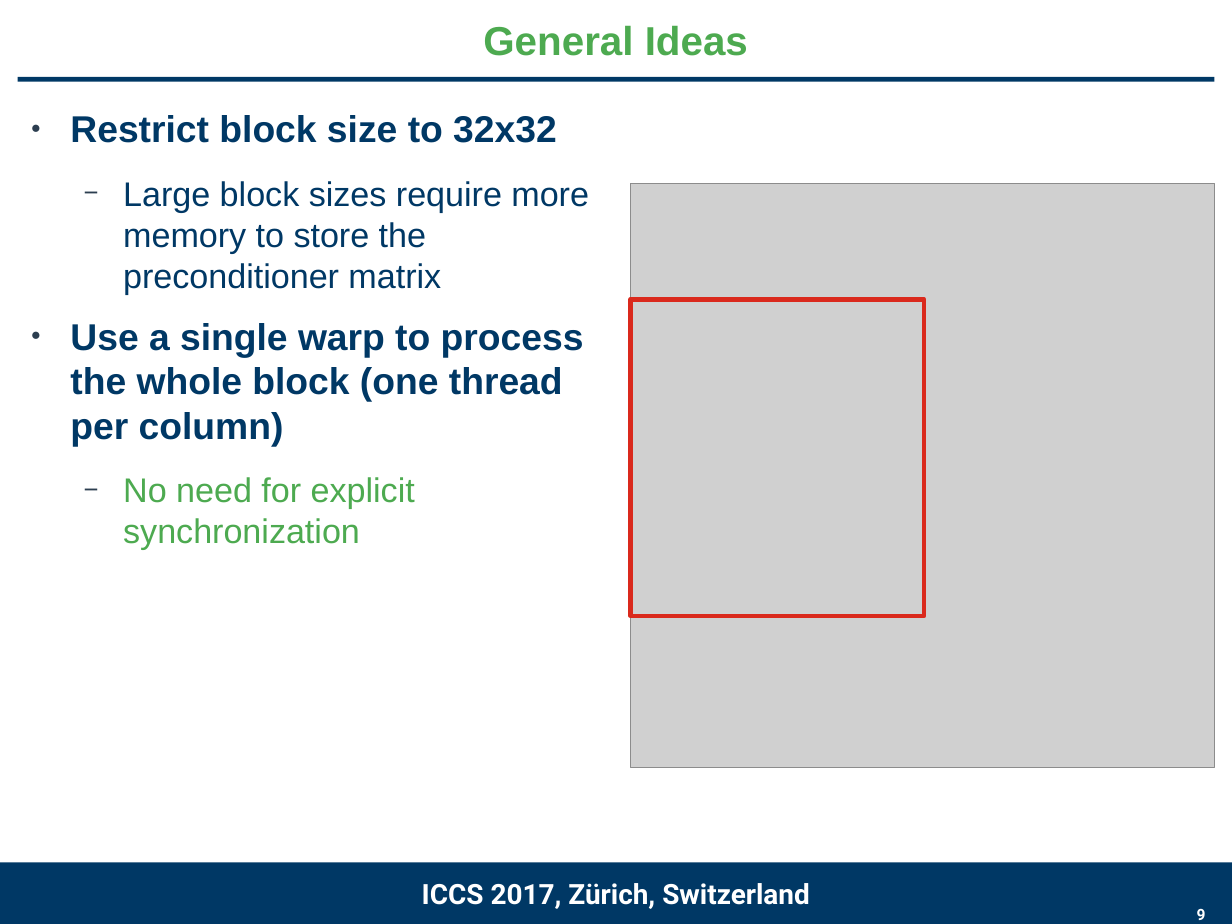
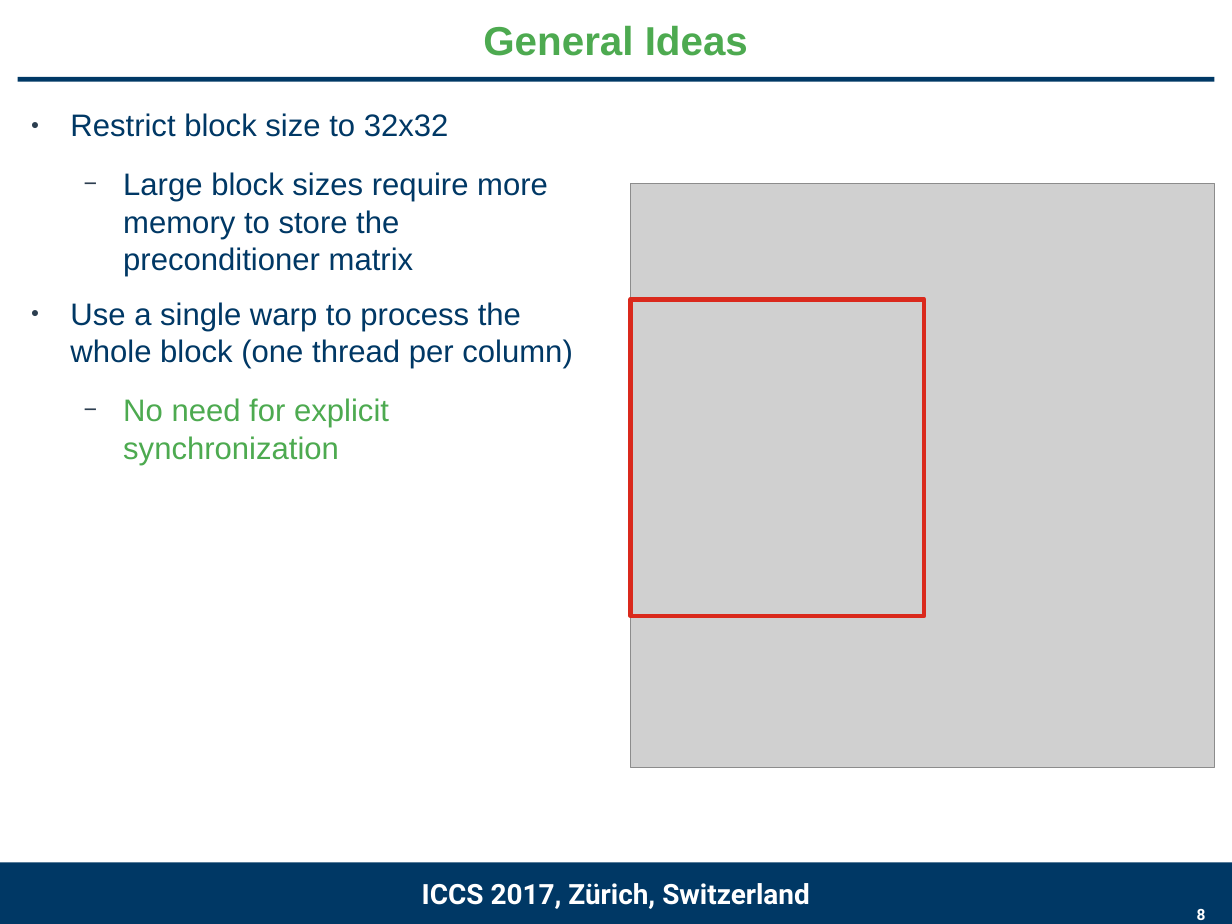
Before and after one commit to gflegar/talks, a slide deck: slide 8 of iccs_2017/slides.odp (slide 9 before the commit). Drawn at 1232x924 pixels with LibreOffice and Linux fonts; fonts in the diff are those of the drawing; grey boxes stand for pictures; background and template pictures are left out. Boxes give left, top, right and bottom in pixels: in the first picture for what was removed or moved away, otherwise in the second. Text is boxed around its words. In the diff, an @@ line names an element or a change of style, - is before the commit and + after.

```diff
--- a/iccs_2017/slides.odp
+++ b/iccs_2017/slides.odp
@@ text "Restrict block size to 32x32" at [70,113,573,465]: size 24 to 20 pt, bold off in "Restrict block size to 32x32", "Use a single warp to process the ..."; size 22 to 20 pt in "Large block sizes require more memory to ...", "No need for explicit synchronization" @@
@@ page number at [1197,909,1206,920]: text changed @@
-9
+8
```
Also in this commit, not shown: 10 other slides changed, 1 slide added, 2 slides removed, 2 other files.
